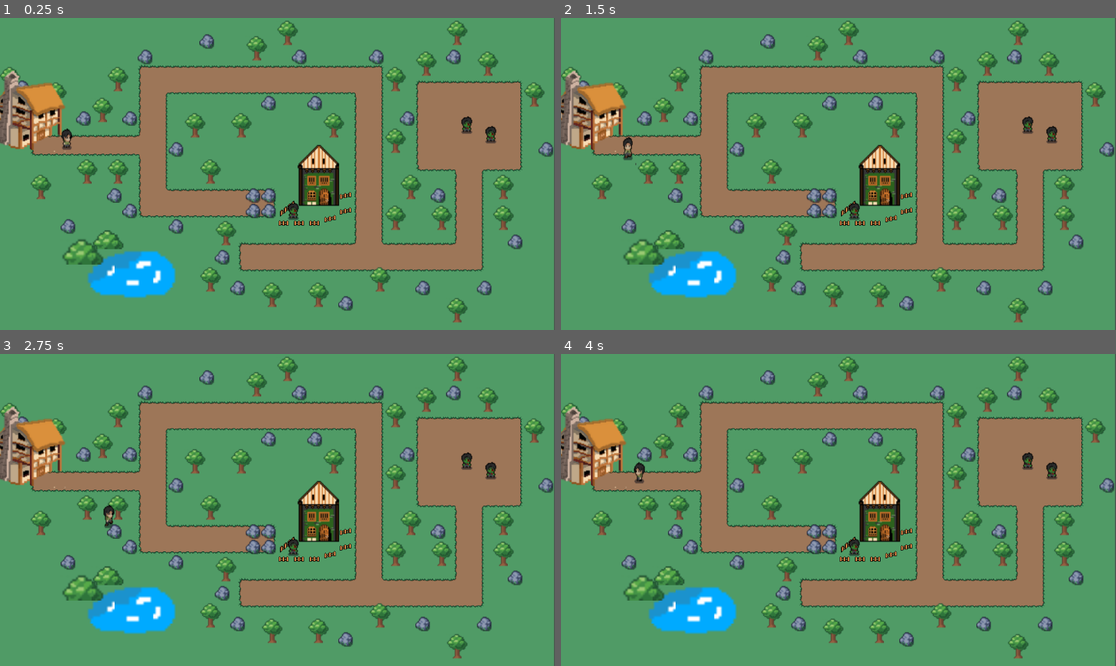
Above: before the commit, frames 1-4 (two rows, left to right).
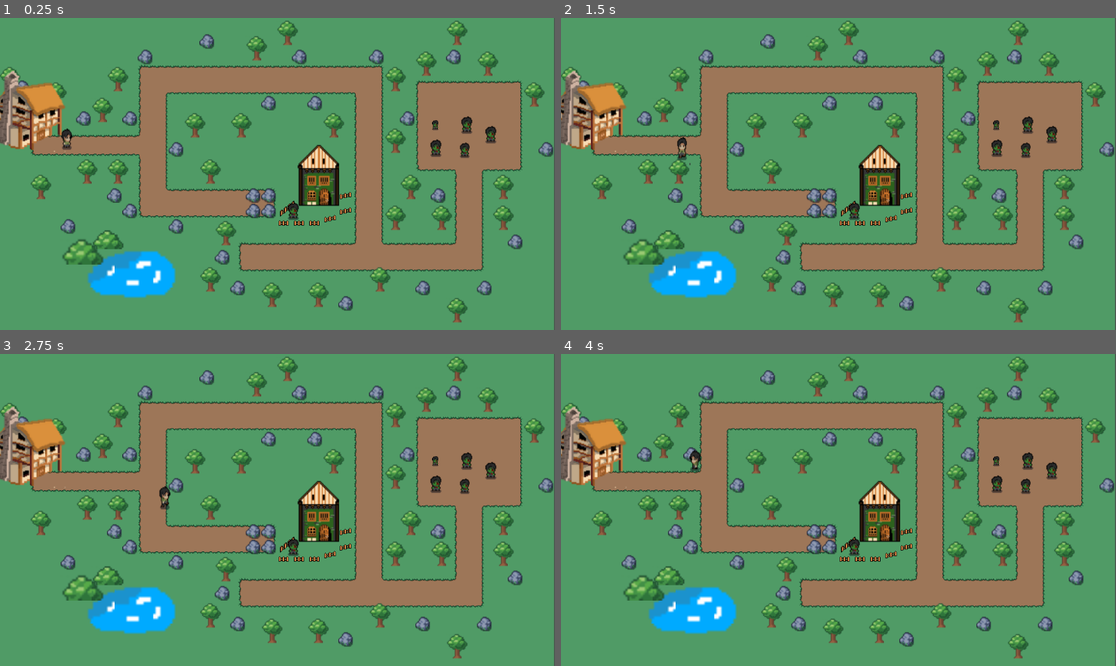
Above: after the commit, the same moments.

Repository: NeroSinclair/The-Forest
Game: Godot game, scene res://world.tscn
Two runs of this game, one before a commit and one after it. Both use one fixed random seed, a clock stepped at 60 frames per second and the inputs below.
Inputs:
- Up to frame 1 (0.25 s): no input
- Up to frame 2 (1.5 s): tap Enter at 0.5 s; hold Right (ui_right) 0.53-1.28 s; hold Space (tombol_serang) 0.53-1.28 s; hold Down (ui_down) from 1.28 s (still down); tap Space (tombol_serang) at 1.35 s
- Up to frame 3 (2.75 s): release Down (ui_down) at 2.03 s; hold Right (ui_right) from 2.03 s (still down); hold Space (tombol_serang) from 2.03 s (still down)
- Up to frame 4 (4 s): release Right (ui_right) at 2.78 s; release Space (tombol_serang) at 2.78 s; hold Up (ui_up) 2.78-3.53 s; tap Space (tombol_serang) at 2.85 s; hold Left (ui_left) from 3.53 s (still down); hold Space (tombol_serang) from 3.53 s (still down)

The runs differ from the first frame. In frame 1, 0.2% of the frame differs, in the area x 77-85%, y 32-45%; in frame 2, 0.4%; in frame 3, 0.4%, in the area x 18-85%, y 32-56%; in frame 4, 0.4%.
Error before the commit: Invalid assignment of property or key 'arah_terkahir' with value of type 'Vector2' on a base object of type 'CharacterBody2D (character_body_2d.gd)'. (res://st…

Commit message:
Update zombie, hitbox, map

Diff:
--- a/States/SerangState.gd
+++ b/States/SerangState.gd
@@ -9,16 +9,13 @@
 
 func enter():
 	var animasi = player.get_animasi()
-	# cek apakah ada input arah saat ini
 	var arah_sekarang = get_arah_sekarang()
 	if arah_sekarang != Vector2.ZERO:
-		player.arah_terkahir = arah_sekarang
+		player.arah_terakhir = arah_sekarang
 
-	# mulai animasi berdasarkan arah
 	setup_animasi_serang(player.arah_terakhir, animasi)
 
 func get_arah_sekarang():
-	# cek input arah yang sedang ditekan
 	for action in ARAH_MAP.keys():
 		if Input.is_action_pressed(action):
 			return ARAH_MAP[action]["vec"]
@@ -28,7 +25,10 @@
 	const KECEPATAN_SLIDE = 150
 	player.velocity = arah.normalized() * KECEPATAN_SLIDE
 
-	# tentukan animasi berdasarkan arah
+	# --- PERBAIKAN: Aktifkan AtkBox saat menyerang ---
+	if player.has_node("AtkBox"):
+		player.get_node("AtkBox").monitoring = true
+
 	if arah == Vector2.RIGHT:
 		animasi.play("serang_kanan")
 		animasi.scale.x = 1
@@ -43,13 +43,13 @@
 func physics_update(_delta):
 	var animasi = player.get_animasi()
 
-	# kalau masih tekan tombol serang, lanjut menyerang
 	if Input.is_action_pressed("tombol_serang"):
-		# cek kalau ada perubahan arah
 		var arah_baru = get_arah_sekarang()
 		if arah_baru != Vector2.ZERO and arah_baru != player.arah_terakhir:
 			player.arah_terakhir = arah_baru
 			setup_animasi_serang(player.arah_terakhir, animasi)
 	else:
-		# kalau lepas tombol serang, balik ke idle
+		# --- PERBAIKAN: Matikan AtkBox saat berhenti menyerang ---
+		if player.has_node("AtkBox"):
+			player.get_node("AtkBox").monitoring = false
 		player.change_state("idle")
--- a/Zombie.tscn
+++ b/Zombie.tscn
@@ -1,7 +1,8 @@
-[gd_scene load_steps=11 format=3 uid="uid://dgu7ywrocbvhy"]
+[gd_scene load_steps=16 format=3 uid="uid://dgu7ywrocbvhy"]
 
 [ext_resource type="Script" uid="uid://b5vy1jqlv1qbq" path="res://zombie.gd" id="1_g6hu2"]
 [ext_resource type="Texture2D" uid="uid://chittrmr6xck7" path="res://Assets/characters/early model zombie.png" id="1_mauhj"]
+[ext_resource type="Texture2D" uid="uid://bsq2wq2ccqbgd" path="res://Assets/characters/zombie final.png" id="3_vrb4v"]
 
 [sub_resource type="AtlasTexture" id="AtlasTexture_g6hu2"]
 atlas = ExtResource("1_mauhj")
@@ -27,6 +28,18 @@
 atlas = ExtResource("1_mauhj")
 region = Rect2(240, 0, 48, 48)
 
+[sub_resource type="AtlasTexture" id="AtlasTexture_djscl"]
+atlas = ExtResource("3_vrb4v")
+region = Rect2(0, 432, 48, 48)
+
+[sub_resource type="AtlasTexture" id="AtlasTexture_jq0ii"]
+atlas = ExtResource("3_vrb4v")
+region = Rect2(48, 432, 48, 48)
+
+[sub_resource type="AtlasTexture" id="AtlasTexture_bep8f"]
+atlas = ExtResource("3_vrb4v")
+region = Rect2(96, 432, 48, 48)
+
 [sub_resource type="SpriteFrames" id="SpriteFrames_djscl"]
 animations = [{
 "frames": [{
@@ -51,9 +64,26 @@
 "loop": true,
 "name": &"idle",
 "speed": 5.0
+}, {
+"frames": [{
+"duration": 1.0,
+"texture": SubResource("AtlasTexture_djscl")
+}, {
+"duration": 1.0,
+"texture": SubResource("AtlasTexture_jq0ii")
+}, {
+"duration": 1.0,
+"texture": SubResource("AtlasTexture_bep8f")
+}],
+"loop": false,
+"name": &"mati",
+"speed": 5.0
 }]
 
 [sub_resource type="CircleShape2D" id="CircleShape2D_g6hu2"]
+radius = 11.0
+
+[sub_resource type="CircleShape2D" id="CircleShape2D_vrb4v"]
 radius = 11.0
 
 [node name="CharacterBody2D" type="CharacterBody2D"]
@@ -61,9 +91,17 @@
 
 [node name="AnimatedSprite2D" type="AnimatedSprite2D" parent="."]
 sprite_frames = SubResource("SpriteFrames_djscl")
-animation = &"idle"
-frame_progress = 0.188145
+animation = &"mati"
+frame = 2
+frame_progress = 1.0
 
 [node name="CollisionShape2D" type="CollisionShape2D" parent="."]
 position = Vector2(1, 8)
 shape = SubResource("CircleShape2D_g6hu2")
+
+[node name="Hitbox" type="Area2D" parent="."]
+
+[node name="CollisionShape2D" type="CollisionShape2D" parent="Hitbox"]
+position = Vector2(1, 8)
+shape = SubResource("CircleShape2D_vrb4v")
+debug_color = Color(0.984231, 0, 0.345548, 0.42)
--- a/world.tscn
+++ b/world.tscn
@@ -981,7 +981,7 @@
 }],
 "loop": true,
 "name": &"serang_bawah",
-"speed": 5.0
+"speed": 10.0
 }, {
 "frames": [{
 "duration": 1.0,
@@ -1003,6 +1003,9 @@
 
 [sub_resource type="CircleShape2D" id="CircleShape2D_gbfbk"]
 radius = 8.02773
+
+[sub_resource type="CircleShape2D" id="CircleShape2D_wse8f"]
+radius = 19.3793
 
 [sub_resource type="TileSetAtlasSource" id="TileSetAtlasSource_k3n1d"]
 texture = ExtResource("7_wse8f")
@@ -1087,6 +1090,17 @@
 position = Vector2(970, 208)
 scale = Vector2(1.7, 1.7)
 
+[node name="Zombie4" parent="." instance=ExtResource("6_gbfbk")]
+position = Vector2(906, 256)
+scale = Vector2(1.7, 1.7)
+
+[node name="Zombie5" parent="." instance=ExtResource("6_gbfbk")]
+position = Vector2(905, 214)
+
+[node name="Zombie6" parent="." instance=ExtResource("6_gbfbk")]
+position = Vector2(966, 262)
+scale = Vector2(1.5, 1.5)
+
 [node name="Aris" type="CharacterBody2D" parent="."]
 y_sort_enabled = true
 scale = Vector2(1.5, 1.5)
@@ -1096,12 +1110,19 @@
 position = Vector2(93.3333, 156)
 scale = Vector2(1.3125, 1.38542)
 sprite_frames = SubResource("SpriteFrames_jas3d")
-animation = &"idle_bawah"
-frame_progress = 0.904078
+animation = &"serang_bawah"
 
 [node name="CollisionShape2D" type="CollisionShape2D" parent="Aris"]
 position = Vector2(94.6667, 177.333)
 shape = SubResource("CircleShape2D_gbfbk")
+
+[node name="AtkBox" type="Area2D" parent="Aris"]
+
+[node name="CollisionShape2D" type="CollisionShape2D" parent="Aris/AtkBox"]
+y_sort_enabled = true
+position = Vector2(94.6667, 170)
+shape = SubResource("CircleShape2D_wse8f")
+debug_color = Color(0.994007, 0, 0.228904, 0.42)
 
 [node name="Danau" type="TileMapLayer" parent="."]
 scale = Vector2(5, 5)
--- a/zombie.gd
+++ b/zombie.gd
@@ -1,6 +1,41 @@
 extends CharacterBody2D
 
 @onready var sprite := $AnimatedSprite2D
+@onready var hitbox := $Hitbox
+var sudah_mati : bool = false
+var health : int = 3 # Zombie perlu 3 kali pukul baru mati
 
 func _ready():
 	sprite.play("idle")
+	hitbox.area_entered.connect(kena_serang)
+
+func kena_serang(area):
+	if sudah_mati:
+		return
+
+	if area.name == "AtkBox":
+		health -= 1 # Kurangi HP setiap kali kena pukul
+		print("HP Zombie: ", health)
+
+		if health <= 0:
+			musuh_mati()
+		else:
+			# Opsional: Tambahkan efek kedip putih atau animasi kena pukul di sini
+			pass
+
+func musuh_mati():
+	sudah_mati = true
+	print("Zombie sedang mati...")
+
+	# Matikan collision agar tidak bisa dipukul lagi saat sedang animasi mati
+	hitbox.set_deferred("monitoring", false)
+	hitbox.set_deferred("monitorable", false)
+
+	# Mainkan animasi mati yang sudah kamu buat
+	sprite.play("mati")
+
+	# Tunggu sampai animasi "mati" selesai sebelum menghapus zombie
+	await sprite.animation_finished
+
+	# Baru hapus dari game
+	queue_free()
Binary file added: Assets/characters/zombie final.png
Not shown, added: Assets/characters/zombie final.png.import
Not shown: 1 places in world.tscn that only renumber resources
